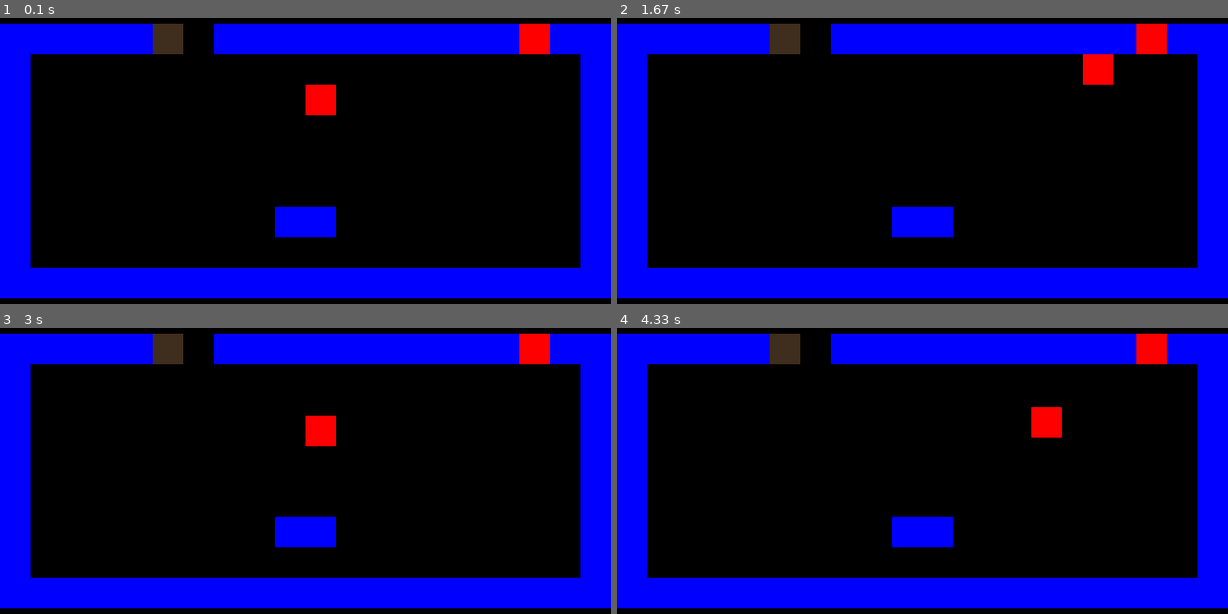
Above: before the commit, frames 1-4 (two rows, left to right).
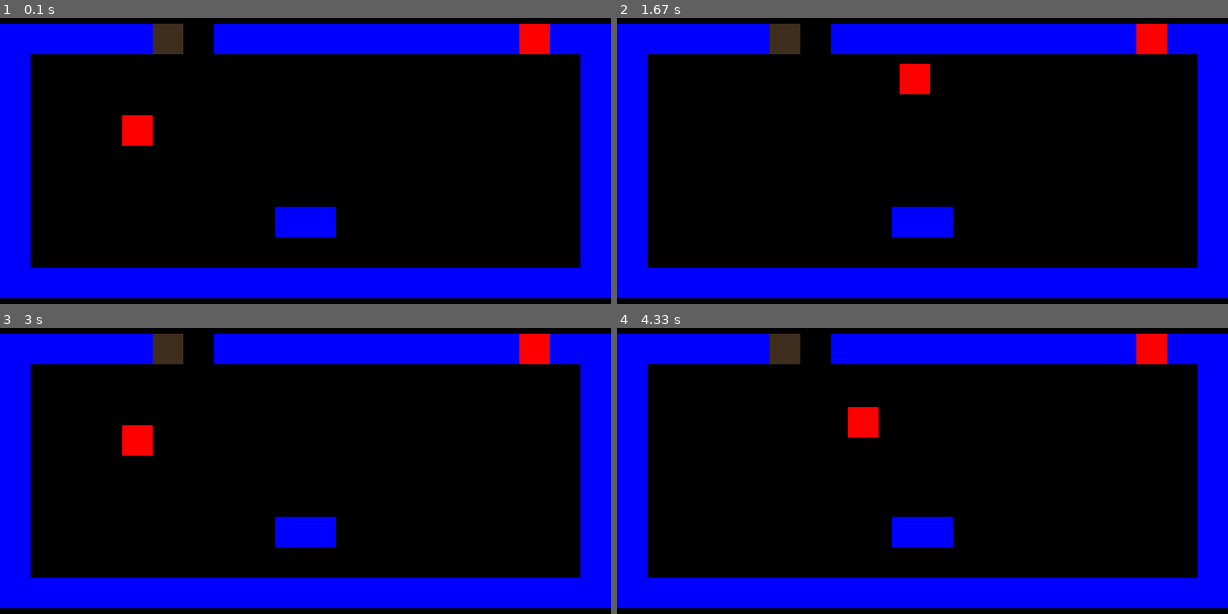
Above: after the commit, the same moments.

Repository: ClintLeetwood/PyGame-Projekt
Game: pygame game, started from Python Spelprojekt/Python_Spelprojekt.py
The game is run twice, just before and just after one commit, with the same random seed, the same clock (stepped at 60 frames per second) and the same inputs.
Inputs:
- Up to frame 1 (0.1 s): no input
- Up to frame 2 (1.67 s): hold Right 0.33-0.8 s; hold Up 0.83-1.13 s; hold Right 1.17-1.63 s
- Up to frame 3 (3 s): hold Left 1.67-2.2 s; hold Down 2.23-2.53 s; hold Left 2.57-2.97 s
- Up to frame 4 (4.33 s): hold Up 3-3.37 s; hold Right 3.4-4.03 s; hold Down from 4.07 s (still down)

The runs differ from the first frame. In frame 1, 1.1% of the frame differs, in the area x 20-55%, y 23-45%; in frame 2, 1.1%; in frame 3, 1.1%; in frame 4, 1.1%.

Commit message:
doors worrrrk

Diff:
--- a/Python Spelprojekt/Python_Spelprojekt.py
+++ b/Python Spelprojekt/Python_Spelprojekt.py
@@ -16,8 +16,8 @@
             for j, column in enumerate(row): #x position
                 if column=="B":
                     Block(self,j,i)
-                if column=="P":
-                    Player(self,j,i)
+                #if column=="P":
+                   # Player(self,j,i)
                 if column=="1":
                     Door1(self,j,i)
                 if column=="2":
@@ -38,10 +38,9 @@
 
     def resetstate(self):
         self.playing=True
-        self.player.empty()
-        self.blocks.empty()
-        self.doors.empty()
-        self.all_sprites
+        self.player= pygame.sprite.remove()
+
+        self.all_sprites.empty()
 
     def events(self):
         for event in pygame.event.get():
@@ -58,28 +57,32 @@
         self.all_sprites.update()
 
     def draw(self):
+
         self.screen.fill(BLACK) #creates the background for the winodw
         self.all_sprites.draw(self.screen) #puts everything on the window
         self.clock.tick(FPS) #how many time per second it updates
+
         pygame.display.update() #gives the updated screen
     def drawArena(self):
         self.screen.fill(BLUE)
+        self.clock.tick(FPS)
 
-    def statemanager(self):
-        if self.state=="hallway":
+    def statemanager(self,level):
+        if level=="intro":
+            self.intro_screen()
+        if level=="hallway":
             self.hallway()
-        if self.state=="level1" :
-
+        if level=="level1" :
             self.level1()
     def hallway(self):
         #game loop
+        #self.new()
+        #while self.playing:
+        self.events()
+        self.draw()
+        self.update()
 
-        #while self.playing:
-            self.events()
-            self.draw()
-            self.update()
-
-
+       # print(self.state)
 
 
 
@@ -88,9 +91,10 @@
     def level1(self):
 
 
-
         self.events()
         self.screen.fill(BLUE)
+        self.all_sprites.remove(self.screen)
+        self.clock.tick(FPS)
         pygame.display.update()
 
         #while self.player.hp>0:
@@ -106,15 +110,28 @@
     def game_over(self):
         pass
     def intro_screen(self):
-        pass
+
+        for event in pygame.event.get():
+            if event.type==pygame.quit:
+                pygame.quit()
+                sys.exit()
+            if event.type==pygame.MOUSEBUTTONDOWN:
+                self.state="hallway"
+        self.screen.fill(RED)
 
 g=Game()
-g.intro_screen()
+
 g.new()
-g.state="hallway"
+
+p=Player(g,4,6)
 while g.running:
-    g.statemanager()
-    g.game_over()
+
+
+    g.statemanager(p.level)
+
+
+
+
 
 pygame.quit()
 sys.exit()
--- a/Python Spelprojekt/config.py
+++ b/Python Spelprojekt/config.py
@@ -17,7 +17,7 @@
     '',
 'BBBBB12BBBBBBBBBB3BB',
 'B..................B',
-'B.........P........B',
+'B..................B',
 'B..................B',
 'B..................B',
 'B..................B',
--- a/Python Spelprojekt/sprites.py
+++ b/Python Spelprojekt/sprites.py
@@ -24,8 +24,18 @@
         self.rect=self.image.get_rect() #Where the player is 'hitbox' etc
         self.rect.x=self.x
         self.rect.y=self.y
+        self.level="hallway"
 
     def update(self):
+        if pygame.sprite.spritecollide(self,self.game.doors,False):
+
+            #obj=Game()
+
+
+            self.level="level1"
+            #g.statemanager("lev)
+            return
+
         self.movement()
 
         self.rect.x += self.x_change
@@ -36,13 +46,7 @@
 
         self.x_change=0 #otherwise it keeps moving
         self.y_change=0
-        if pygame.sprite.spritecollide(self,self.game.doors,False):
-            from Python_Spelprojekt import Game
-            #obj=Game()
-
-            g=Game()
-            g.state="level1"
-            g.statemanager()
+
 
 
     def health(self):
